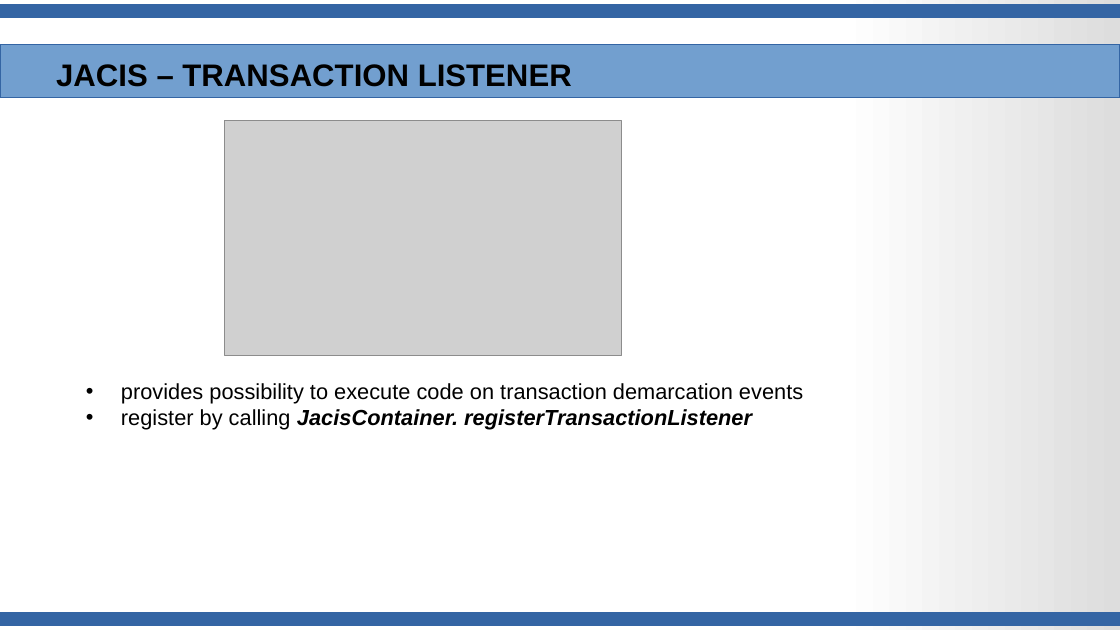
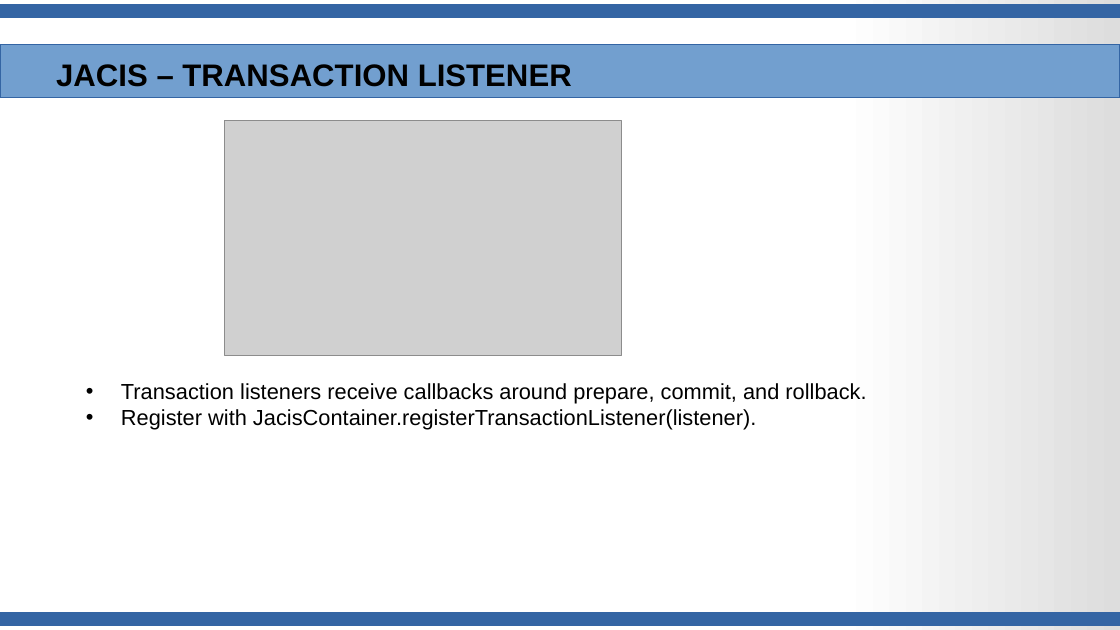
Before and after one commit to JanWiemer/jacis, a slide deck: slide 29 of doc/JACIS-Presentation.odp. Drawn at 1120x630 pixels with LibreOffice and Linux fonts; fonts in the diff are those of the drawing; grey boxes stand for pictures. Boxes give left, top, right and bottom in pixels: in the first picture for what was removed or moved away, otherwise in the second. Text is boxed around its words. In the diff, an @@ line names an element or a change of style, - is before the commit and + after.

```diff
--- a/doc/JACIS-Presentation.odp
+++ b/doc/JACIS-Presentation.odp
@@ text at <box>121,383,866,430</box>: text changed @@
-• provides possibility to execute code on transaction demarcation events
-• register by calling JacisContainer. registerTransactionListener
+• Transaction listeners receive callbacks around prepare, commit, and rollback.
+• Register with JacisContainer.registerTransactionListener(listener).
```
Also in this commit, not shown: 20 other slides changed, 1 other file.
